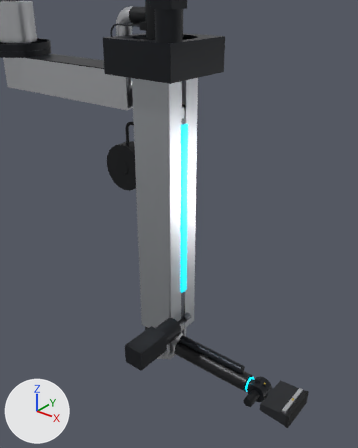
Renders of the glTF model public/cad/clean_arm.depot.glb from each side of a commit.
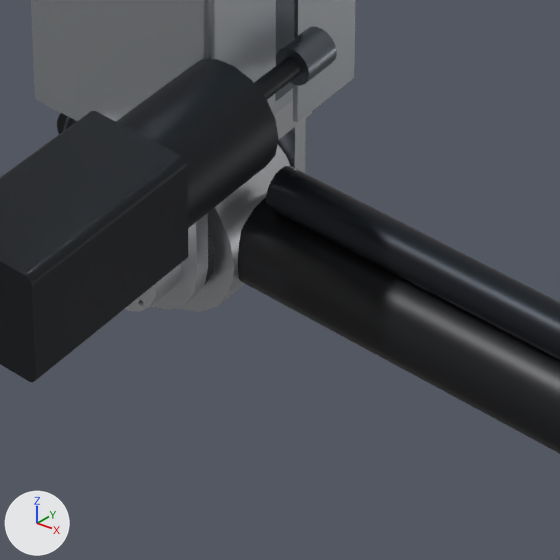
Each version is shown from a 50 mm camera at (3.029, -1.3, 3.623) aimed at (1.85, 0.174, 2.709), then close up on the part from 38% to 64% of the width and 69% to 89% of the height. Lighting does not change. The marker at lower left points along +X, +Y and +Z. The last two pictures show the newer version. Where no turn or scale is listed for an object, it has been applied to the vertices.

In view in the first close-up: 'CLN-FRK#1', 'CLN-HUB#1', 'CLN-MS1#1', 'CLN-PIN#1', 'CLN-RCK#1', 'CLN-SGM#2', 'CLN-WLA#1', 'CLN-WSW#1', 'CLN-WT1#1' and 4 more.
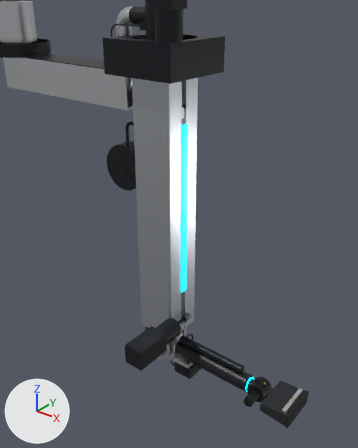
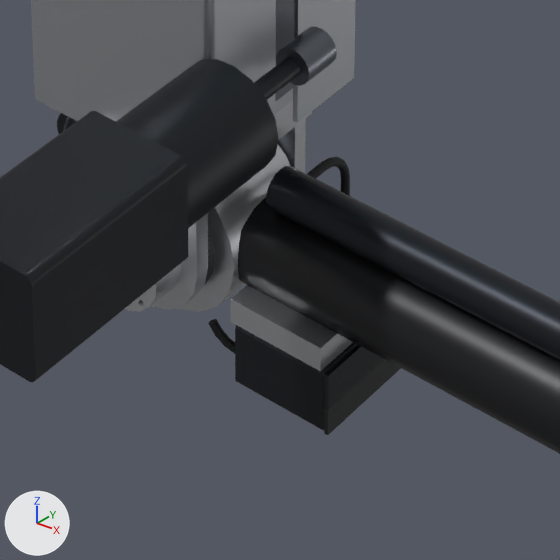
Not visible in the close-ups: 'CLN-VCM#2'.

Location of each change, (x1, y1, x2, y2) in pixels of the close-ups (560 x 560 px):
'CLN-VPH#1', added (black)
    after: (235, 325, 357, 431)
'CLN-VSD#1', added
    after: (230, 285, 353, 371)
'CLN-VWN#1', added (black)
    after: (325, 345, 384, 410)
'CLN-VRW#1', added (black)
    after: (324, 359, 401, 435)
'CLN-VPD#1', added (black)
    after: (307, 157, 350, 196)
'CLN-VPL#1', added
    after: (208, 319, 235, 354)

The change, as a list of edits to the scene's bpy script:
```text
Add mat_pc_black:
    mat_pc_black = principled_material('pc_black')
    mat_pc_black.base_color = (0.0075, 0.00857, 0.0103)  # black #15171a
    mat_pc_black.metallic = 0.05
    mat_pc_black.roughness = 0.3
Add mat_lens:
    mat_lens = principled_material('lens')
    mat_lens.base_color = (0.00335, 0.007, 0.00913)  # black #0b1418
    mat_lens.metallic = 0.2
    mat_lens.roughness = 0.06
Add mat_pcb:
    mat_pcb = principled_material('pcb')
    mat_pcb.base_color = (0.0137, 0.102, 0.0423)  # dark green #1f5a3a
    mat_pcb.metallic = 0.2
Add me_cln_vpd:
    me_cln_vpd.from_pydata(...)  # 136 vertices, 268 faces; spans x 0.0808..0.0872, y 0.016..0.0652, z -0.07..0.0532
    me_cln_vpd.materials.append(mat_cable)  # black #14161a
Add me_cln_vpl:
    me_cln_vpl.from_pydata(...)  # 102 vertices, 200 faces; spans x 0.0357..0.062, y -0.0332..-0.0268, z -0.0832..-0.0651
    me_cln_vpl.materials.append(mat_cable)  # black #14161a
Add me_cln_vrw:
    me_cln_vrw.from_pydata(...)  # a box spanning x 0.1495..0.1525, y -0.0455..0.0455, z -0.093..-0.071
    me_cln_vrw.materials.append(mat_pc_black)  # black #15171a
Add me_cln_vwn:
    me_cln_vwn.from_pydata(...)  # a box spanning x 0.1495..0.1525, y -0.0455..0.0455, z -0.071..-0.0405
    me_cln_vwn.materials.append(mat_lens)  # black #0b1418
Add me_cln_vcm:
    me_cln_vcm.from_pydata(...)  # 42 vertices, 80 faces; spans x 0.0..0.018, y -0.015..0.015, z -0.013..0.013
    me_cln_vcm.materials.append(mat_pcb)  # dark green #1f5a3a
Add me_cln_vsd:
    me_cln_vsd.from_pydata(...)  # 22 vertices, 40 faces; spans x 0.068..0.146, y -0.046..0.046, z -0.04..-0.02
    me_cln_vsd.materials.append(mat_al6061)  # light grey #d8dade
Add me_cln_vph:
    me_cln_vph.from_pydata(...)  # 388 vertices, 776 faces; spans x 0.072..0.148, y -0.046..0.046, z -0.0935..-0.04
    me_cln_vph.materials.append(mat_a356_dark)  # black #1c1f24
Add ob_cln_vpd_1:
    ob_cln_vpd_1 = bpy.data.objects.new('CLN-VPD#1', me_cln_vpd)
    ob_cln_vpd_1.location = (1.93, 0.0, 2.24)
Add ob_cln_vpl_1:
    ob_cln_vpl_1 = bpy.data.objects.new('CLN-VPL#1', me_cln_vpl)
    ob_cln_vpl_1.location = (1.93, 0.0, 2.24)
Add ob_cln_vrw_1:
    ob_cln_vrw_1 = bpy.data.objects.new('CLN-VRW#1', me_cln_vrw)
    ob_cln_vrw_1.location = (1.93, 0.0, 2.24)
Add ob_cln_vwn_1:
    ob_cln_vwn_1 = bpy.data.objects.new('CLN-VWN#1', me_cln_vwn)
    ob_cln_vwn_1.location = (1.93, 0.0, 2.24)
Add ob_cln_vcm_2:
    ob_cln_vcm_2 = bpy.data.objects.new('CLN-VCM#2', me_cln_vcm)
    ob_cln_vcm_2.parent = ob_ca_pitch
    ob_cln_vcm_2.location = (0.128, -0.0275, -0.057)
Add ob_cln_vsd_1:
    ob_cln_vsd_1 = bpy.data.objects.new('CLN-VSD#1', me_cln_vsd)
    ob_cln_vsd_1.location = (1.93, 0.0, 2.24)
Add ob_cln_vph_1:
    ob_cln_vph_1 = bpy.data.objects.new('CLN-VPH#1', me_cln_vph)
    ob_cln_vph_1.location = (1.93, 0.0, 2.24)
```
